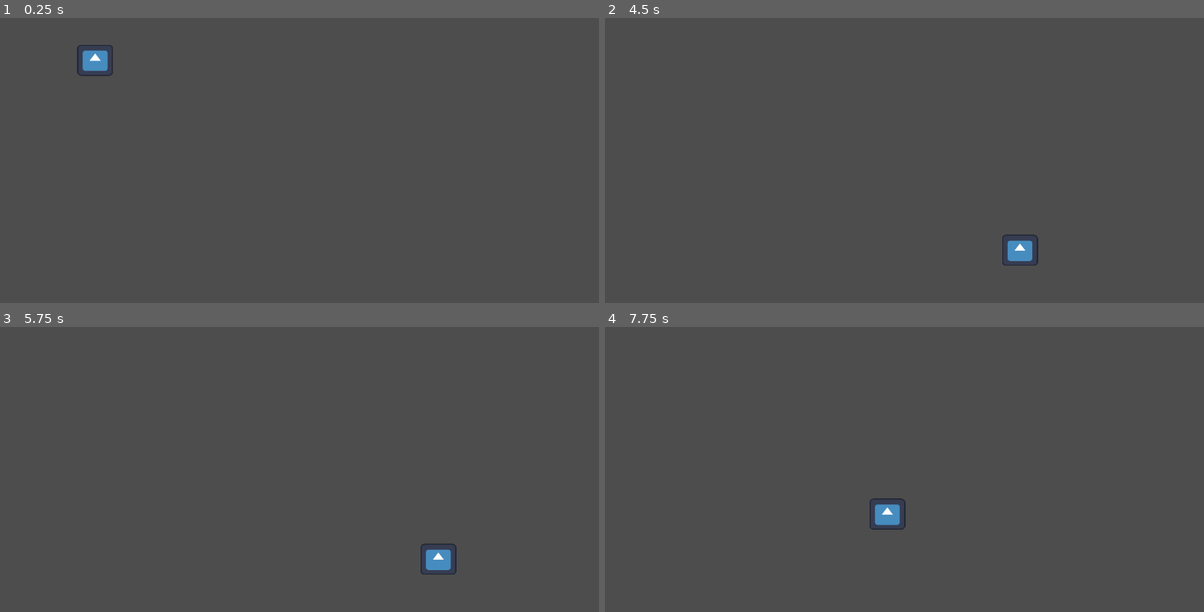
Above: before the commit, frames 1-4 (two rows, left to right).
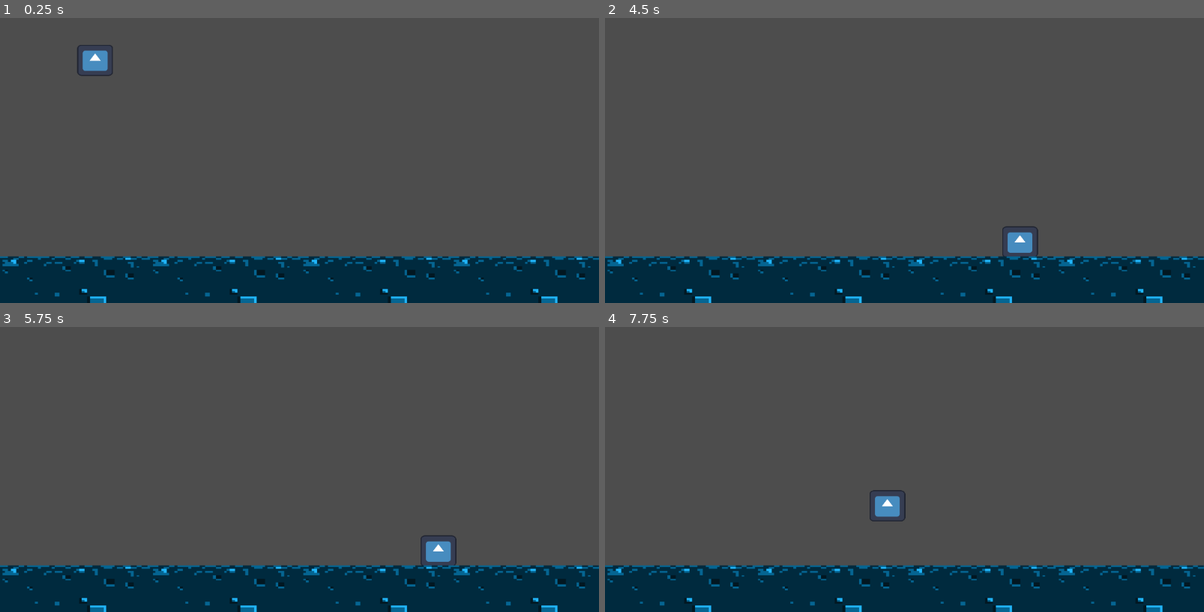
Above: after the commit, the same moments.

Repository: nattbc/proyecto_grupo_3
Game: Godot game, scene res://node_2d.tscn
Two runs of this game, one before a commit and one after it. Both use one fixed random seed, a clock stepped at 60 frames per second and the inputs below. The project has no main scene, so this scene is started directly. The engine's default icon, where the game draws it, is replaced by a stand-in: a white triangle on a blue panel in a dark square.
Inputs:
- Up to frame 1 (0.25 s): no input
- Up to frame 2 (4.5 s): hold Right (move_right) 0.53-2.03 s; tap Up (move_up) at 0.77, 1.52, 3.02, 3.77 s; hold Left (move_left) 2.03-2.78 s; hold Right (move_right) 2.78-4.28 s; hold Left (move_left) from 4.28 s (still down)
- Up to frame 3 (5.75 s): tap Up (move_up) at 4.52 s; release Left (move_left) at 5.03 s; hold Right (move_right) from 5.03 s (still down)
- Up to frame 4 (7.75 s): release Right (move_right) at 5.78 s; hold Left (move_left) 5.78-7.28 s; tap Up (move_up) at 6.02, 6.77, 7.52 s; hold Right (move_right) from 7.28 s (still down)

The runs differ from the first frame. In frame 1, 16% of the frame differs, in the area x 0-100%, y 83-100%; in frame 2, 17%; in frame 3, 17%; in frame 4, 17%, in the area x 0-100%, y 57-100%.

Commit message:
graficos de piso

Diff:
--- a/node_2d.tscn
+++ b/node_2d.tscn
@@ -1,6 +1,7 @@
-[gd_scene load_steps=4 format=3 uid="uid://bp41nfh8x5cj1"]
+[gd_scene load_steps=5 format=3 uid="uid://bp41nfh8x5cj1"]
 
 [ext_resource type="PackedScene" uid="uid://d3qauveajni5r" path="res://larry.tscn" id="1_6ulmk"]
+[ext_resource type="Texture2D" uid="uid://oxcb630ifm77" path="res://plataforma larga.png" id="2_kgl1r"]
 
 [sub_resource type="RectangleShape2D" id="RectangleShape2D_p7voi"]
 size = Vector2(784, 28)
@@ -21,9 +22,16 @@
 shape = SubResource("RectangleShape2D_p7voi")
 
 [node name="piso" type="StaticBody2D" parent="."]
+position = Vector2(-10, -14)
 scale = Vector2(1.06168, -1.71987)
 
+[node name="Sprite2D" type="Sprite2D" parent="piso"]
+position = Vector2(551.356, -364.175)
+rotation = -3.14159
+scale = Vector2(1.08565, 0.515114)
+texture = ExtResource("2_kgl1r")
+
 [node name="CollisionShape2D" type="CollisionShape2D" parent="piso"]
-position = Vector2(556.666, -357.586)
+position = Vector2(568.91, -356.422)
 scale = Vector2(1.03972, 2.35918)
 shape = SubResource("RectangleShape2D_4tn0a")
Binary file added: plataforma larga.png
Not shown, added: plataforma larga.png.import
Binary file added: plataforma.png
Not shown, added: plataforma.png.import
